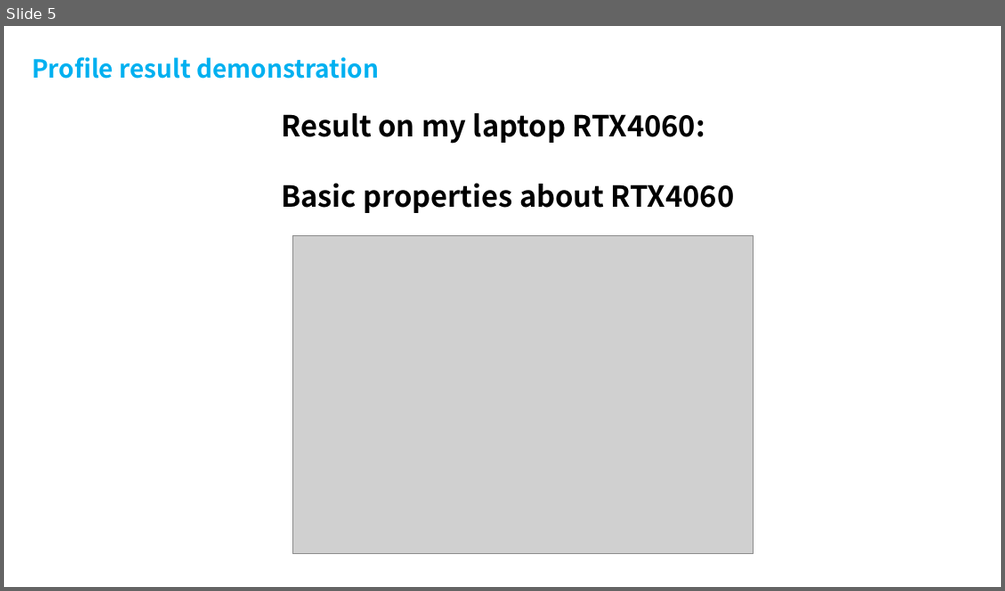
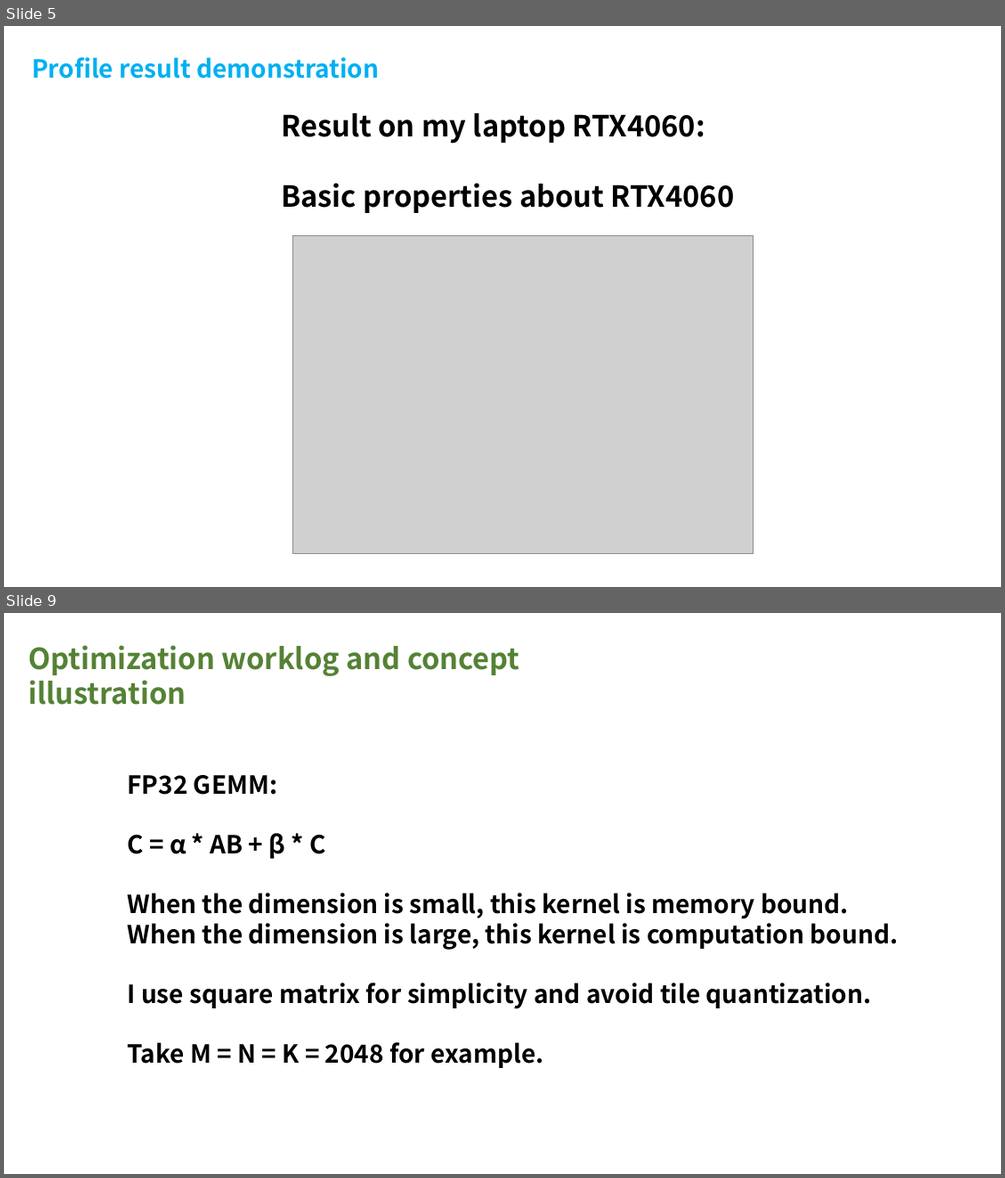
Before and after one commit to InhabitancyCocoon/feather_gemm, a slide deck: docs/presentation.pptx. Shown one above the other, each under a label of ours: slide 5 before the commit, slides 5 and 9 after it; the slides between them are not shown. The pictures are 1005x591 and 1005x1178 pixels, drawn with LibreOffice and Linux fonts; fonts in the diff are those of the drawing; grey boxes stand for pictures. Boxes give left, top, right and bottom in pixels: in the first picture for what was removed or moved away, otherwise in the second. Text is boxed around its words. In the diff, an @@ line names an element or a change of style, - is before the commit and + after.

```diff
--- a/docs/presentation.pptx
+++ b/docs/presentation.pptx
@@ slide 9 added at (x1=4, y1=613, x2=1001, y2=1174), background #FFFFFF @@
@@ text added at (x1=28, y1=645, x2=520, y2=705), 28 pt, text #548235, bold @@
+Optimization worklog and concept illustration
@@ text added at (x1=127, y1=775, x2=898, y2=1068), 24 pt, text #000000, bold @@
+FP32 GEMM:
+C = α * AB + β * C
+When the dimension is small, this kernel is memory bound.
+When the dimension is large, this kernel is computation bound.
+I use square matrix for simplicity and avoid tile quantization.
+Take M = N = K = 2048 for example.
```
Also in this commit, not shown: 6 slides changed, 40 other slides added, 5 slides removed.
